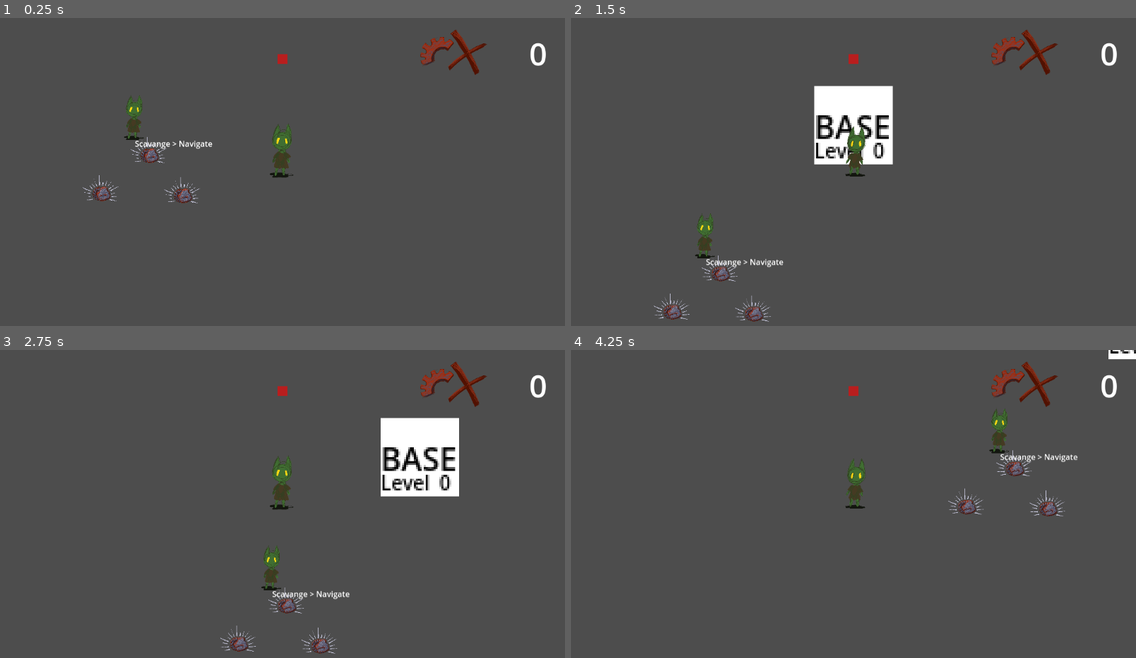
Above: before the commit, frames 1-4 (two rows, left to right).
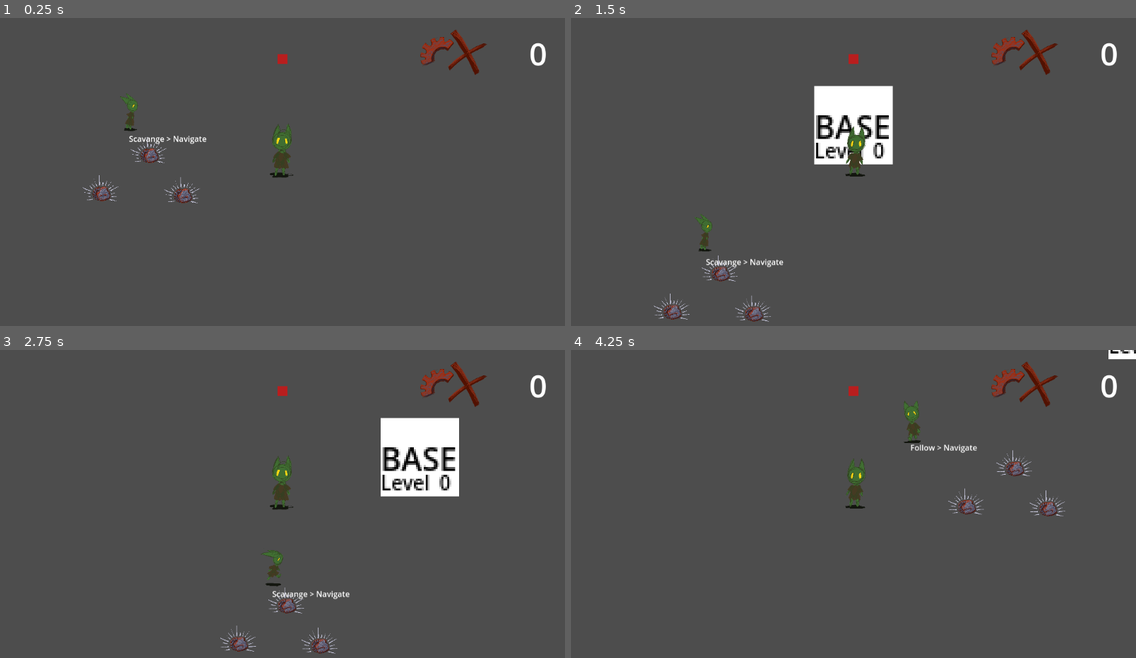
Above: after the commit, the same moments.

Repository: loteque/GoblinGame
Game: Godot game, scene res://tests/test_new_actor.tscn
The game is run twice, just before and just after one commit, with the same random seed, the same clock (stepped at 60 frames per second) and the same inputs.
Inputs:
- Up to frame 1 (0.25 s): no input
- Up to frame 2 (1.5 s): hold W (up) from 0.53 s (still down); tap Shift (call) at 0.6 s; tap G (place) at 0.8, 1.35 s
- Up to frame 3 (2.75 s): tap Shift (call) at 1.55, 2.1 s; release W (up) at 2.03 s; hold A (left) from 2.03 s (still down); tap G (place) at 2.3 s
- Up to frame 4 (4.25 s): tap G (place) at 2.85, 3.8 s; tap Shift (call) at 3.05 s; release A (left) at 3.53 s; hold S (down) from 3.53 s (still down); tap Space (select) at 3.6 s

The runs differ from the first frame. In frame 1, 0.5% of the frame differs, in the area x 21-38%, y 24-43%; in frame 2, 0.2%; in frame 3, 0.3%; in frame 4, 0.9%, in the area x 58-90%, y 16-55%.

Commit message:
Adds call goblin behavior

Diff:
--- a/project/PlayerCharacter.gd
+++ b/project/PlayerCharacter.gd
@@ -4,6 +4,7 @@
 @export var throw_target: Marker2D
 @export var cursor: Area2D
 @export var follow_target: Marker2D
+@export var team: TeamManager.Team = TeamManager.Team.PLAYER
 
 
 var base = preload("res://static_unit.tscn").instantiate()
@@ -33,8 +34,8 @@
     if event.is_action("select") and selected:
         if selected.is_in_group("Upgradable"):
             selected.upgrader.upgrade()
-    if event.is_action("call"):
-        call_goblins()
+    #if event.is_action("call"):
+        #call_goblins()
 
 
 func _on_cursor_body_entered(body:Node2D):
--- /dev/null
+++ b/project/goblin_call_area.gd
@@ -0,0 +1,40 @@
+extends Area2D
+
+var goblins = []
+
+# Who the goblins will follow
+@export var leader: Node2D
+
+# Called when the node enters the scene tree for the first time.
+func _ready():
+    pass # Replace with function body.
+
+
+func call_goblins():
+    #get colliding golins
+    var bodies = get_overlapping_bodies()
+    var goblins = bodies.filter(func(node: Node2D): return node.is_in_group("NPC"))
+    var allied_goblins = goblins.filter(func(node: Node2D): return node.team == leader.team)
+    goblins.assign(allied_goblins)
+    make_follow(goblins)
+    #on same team
+    #Seta ll should_follow_player
+    pass
+
+func make_follow(targets: Array[Node2D]):
+    for target in targets:
+        target.follow(leader)
+
+func _input(event):
+    if event.is_action("call"):
+        call_goblins()
+
+# Called every frame. 'delta' is the elapsed time since the previous frame.
+func _process(delta):
+    pass
+
+func release_goblins():
+    #get colliding golins
+    #on same team
+    #Seta ll should_follow_player
+    pass
--- a/project/navigate_state.gd
+++ b/project/navigate_state.gd
@@ -7,6 +7,8 @@
 @onready var actor_core = %ActorCore
 @onready var animated_sprite = %AnimatedSprite2D
 
+
+@onready var actor = actor_core.actor
 var target_position: Vector2
 var speed = 6000
 var movement_delta: float
@@ -39,6 +41,7 @@
     var new_velocity: Vector2 = actor_core.actor.global_position.direction_to(next_path_position) * movement_delta
 
     _on_velocity_computed(new_velocity)
+    handle_animation(delta)
 
 func _on_velocity_computed(safe_velocity: Vector2) -> void:
     actor_core.actor.velocity = safe_velocity
@@ -47,3 +50,20 @@
 func exit_state():
     _on_velocity_computed(Vector2.ZERO)
     super.exit_state()
+
+func handle_animation(delta):
+    if actor.velocity.x < 0:
+        if actor.velocity.y > 0 and abs(actor.velocity.x) < abs(actor.velocity.y):
+            animated_sprite.play("run_down")
+        else:
+            animated_sprite.play("run_side_0")
+            actor.global_transform.x.x = -1
+    if actor.velocity.x >= 0:
+        if actor.velocity.y > 0 and abs(actor.velocity.x) < abs(actor.velocity.y):
+            animated_sprite.play("run_down")
+
+        if actor.velocity.y < 0 and abs(actor.velocity.x) <= abs(actor.velocity.y):
+            animated_sprite.play("run_up")
+        else:
+            animated_sprite.play("run_side_0")
+            actor.global_transform.x.x = 1
--- a/project/new_actor.gd
+++ b/project/new_actor.gd
@@ -24,67 +24,16 @@
         return true
     return false
 
-# set up nav loop
-func _ready() -> void:
-    pass
-    #nav_agent.velocity_computed.connect(Callable(_on_velocity_computed))
-    #nav_agent.target_reached.connect(_on_target_reached)
+func follow(target: Node2D):
+    should_follow_player = true
+    player = target
 
-# nav loop
-func _set_movement_target(movement_target: Vector2):
-    nav_agent.set_target_position(movement_target)
+func unfollow(target: Node2D):
+    should_follow_player = false
+    player = null
 
-func stop_moving():
-    velocity = Vector2.ZERO
-
-func follow_player():
-    if player:
-        target = player.follow_target
-        has_target = true
-        _set_movement_target(target.global_transform.origin)
-
-func player_is_within_max_target_distance():
-    if not player:
-        return false
-    return self.global_transform.origin.distance_to(
-    player.follow_target.global_transform.origin
-) < nav_agent.target_desired_distance
-
-func handle_new_navigation():
-    if should_follow_player:
-            if !player_is_within_max_target_distance():
-                follow_player()
-            else: # Close enough
-                stop_moving()
-    else: # Nothing to be done.
-        stop_moving()
-
-func handle_current_navigation():
-    if has_target or throw_target:
-        _set_movement_target(target.global_transform.origin)
-
-    var new_velocity: Vector2
-    var next_path_position: Vector2 = nav_agent.get_next_path_position()
-    if !is_burst():
-        new_velocity = global_position.direction_to(next_path_position) * move_speed
-    else:
-        new_velocity = global_position.direction_to(next_path_position) * burst_speed
-
-    if !follow_area.monitoring:
-        new_velocity = new_velocity * throw_multiplier
-
-    _on_velocity_computed(new_velocity)
 
 func _physics_process(_delta):
-    move_and_slide()
-    return
-    if nav_agent.is_navigation_finished():
-        handle_new_navigation()
-    else:
-        handle_current_navigation()
-
-func _on_velocity_computed(safe_velocity: Vector2):
-    velocity = safe_velocity
     move_and_slide()
 
 # actor can be thrown if player is detected
@@ -94,18 +43,10 @@
     set_collision_mask(0)
     target = throw_target
     _is_thrown = true
-    if target:
-        _set_movement_target(target.global_transform.origin)
 
 func _input(event):
     if event.is_action("throw") and has_target:
         throw_actor()
-
-# body proximity detection
-func target_is_self():
-    if target == self:
-        return true
-    return false
 
 func connect_called_goblins():
     # set up nav targets on player.called_goblins()
@@ -119,7 +60,8 @@
         return
 
     if body.is_in_group("Enemy"):
-        set_up_nav_target(body)
+        pass
+        #set_up_nav_target(body)
 
     if body.is_in_group("Player"):
         # make actor aware of player
@@ -129,9 +71,9 @@
 
     # !this must be the last check
     # turn off actor collisions when they are targeting
-    if !target_is_self():
-        set_collision_mask(0)
-        set_collision_layer(0)
+    #if target != self:
+        #set_collision_mask(0)
+        #set_collision_layer(0)
 
 # handle connecting actors to player
 # actors get a speed boost on connection
@@ -147,45 +89,20 @@
         await get_tree().create_timer(burst_duration).timeout
         _is_burst = false
 
-func set_up_nav_target(nav_target: Node2D):
-    if nav_target.is_in_group("Player"):
-        target = nav_target.follow_target
-        should_follow_player = true
-        throw_target = nav_target.throw_target
-
-    if nav_target.is_in_group("Enemy"):
-        target = nav_target
-        throw_target = null
-
-    has_target = true
-    _set_movement_target(target.global_transform.origin)
-
 func _on_player_called_goblins():
     # set up navigation targets
-    set_up_nav_target(player)
+    #set_up_nav_target(player)
 
     # set and unset actor speed burst
     boost_speed(player.speed)
 
 # handle disconecting actors from player
-func disconnect_called_goblins():
-    if player and player.called_goblins.is_connected(_on_player_called_goblins):
-        player.called_goblins.disconnect(_on_player_called_goblins)
-
-func unset_nav_target(nav_target):
-    if nav_target.is_in_group("Player"):
-        has_target = false
-        target = self
-        should_follow_player = false
-        throw_target = null
-        print("body exited")
-        disconnect_called_goblins()
 
 # actor will disconnect from player when player leaves their
 # detection radius
 func _on_follow_area_body_exited(body: Node2D):
     return
-    unset_nav_target(body)
+    #unset_nav_target(body)
 
 # can die
 func die():
@@ -209,16 +126,3 @@
     attack_target.call_deferred("take_damage", damage)
 
     target = self
-
-# handle exit of nav loop
-func _on_target_reached():
-    if self.is_in_group("NPC") and target.is_in_group("Enemy"):
-        attack(target)
-        if target.health < 0:
-            target.die()
-    else:
-        _is_thrown = false
-        follow_area.monitoring = true
-        set_collision_layer(1)
-        set_collision_mask(1)
-        target = self
--- a/project/new_actor.tscn
+++ b/project/new_actor.tscn
@@ -135,6 +135,7 @@
 [node name="StateDebugger" type="Label" parent="." node_paths=PackedStringArray("follow_target")]
 unique_name_in_owner = true
 top_level = true
+z_index = 1
 offset_right = 176.0
 offset_bottom = 23.0
 text = "State label default text"
--- a/project/player_character.tscn
+++ b/project/player_character.tscn
@@ -1,17 +1,22 @@
-[gd_scene load_steps=7 format=3 uid="uid://78j5k0a24wsl"]
+[gd_scene load_steps=9 format=3 uid="uid://78j5k0a24wsl"]
 
 [ext_resource type="Script" path="res://PlayerCharacter.gd" id="1_k6ex4"]
 [ext_resource type="Texture2D" uid="uid://binsxgaxudhe3" path="res://icon-bot.png" id="2_2qsjb"]
 [ext_resource type="SpriteFrames" uid="uid://b1tde2jhy8sfh" path="res://goblin_0_sprite_frames.tres" id="3_e5xby"]
 [ext_resource type="PackedScene" uid="uid://bf7crtfeg2ch1" path="res://animation_controller.tscn" id="4_ij8ar"]
+[ext_resource type="Script" path="res://goblin_call_area.gd" id="5_ennj5"]
 
 [sub_resource type="RectangleShape2D" id="RectangleShape2D_qeufm"]
 size = Vector2(26, 17)
 
 [sub_resource type="RectangleShape2D" id="RectangleShape2D_fe2m7"]
 
+[sub_resource type="CircleShape2D" id="CircleShape2D_pp7l4"]
+radius = 227.247
+
 [node name="PlayerCharacter" type="CharacterBody2D" node_paths=PackedStringArray("throw_target", "cursor", "follow_target") groups=["Player"]]
 z_index = 1
+motion_mode = 1
 script = ExtResource("1_k6ex4")
 throw_target = NodePath("Marker2D")
 cursor = NodePath("Marker2D/Cursor")
@@ -63,5 +68,13 @@
 actor = NodePath("..")
 sprite = NodePath("../AnimatedSprite2D")
 
+[node name="GoblinCallArea" type="Area2D" parent="." node_paths=PackedStringArray("leader")]
+script = ExtResource("5_ennj5")
+leader = NodePath("..")
+
+[node name="CollisionShape2D" type="CollisionShape2D" parent="GoblinCallArea"]
+position = Vector2(-4, -49)
+shape = SubResource("CircleShape2D_pp7l4")
+
 [connection signal="body_entered" from="Marker2D/Cursor" to="." method="_on_cursor_body_entered"]
 [connection signal="body_exited" from="Marker2D/Cursor" to="." method="_on_cursor_body_exited"]
--- a/project/scavange_state.gd
+++ b/project/scavange_state.gd
@@ -47,7 +47,7 @@
         machine.change_state(null)
     elif is_close_enough(target):
             machine.change_state(collect, {"target": target})
-    machine.state.update(delta)
+    #machine.state.update(delta)
 
 # EXIT
 func exit_state():
--- a/project/state_machine.gd
+++ b/project/state_machine.gd
@@ -12,13 +12,14 @@
 var animation_player
 var player_input
 var state: State
+var prev_data: Dictionary = {}
 
 func change_state(new_state: State, data: Dictionary = {}, force: bool = false):
     if state != null and new_state != null and force == true:
         state.exit_state()
         state = new_state
         state.enter_state(data)
-    if new_state == null and not state == null:
+    elif new_state == null and not state == null:
         state.exit_state()
         state = new_state
     elif state and state != new_state:
@@ -28,6 +29,12 @@
     elif not state and new_state:
         state = new_state
         state.enter_state(data)
+    #elif JSON.stringify(data) != JSON.stringify(prev_data) and new_state == state:
+    elif data != prev_data and new_state == state:
+        state.exit_state()
+        state = new_state
+        state.enter_state(data)
+    prev_data = data
 
 func _ready():
     change_state(neutral)
